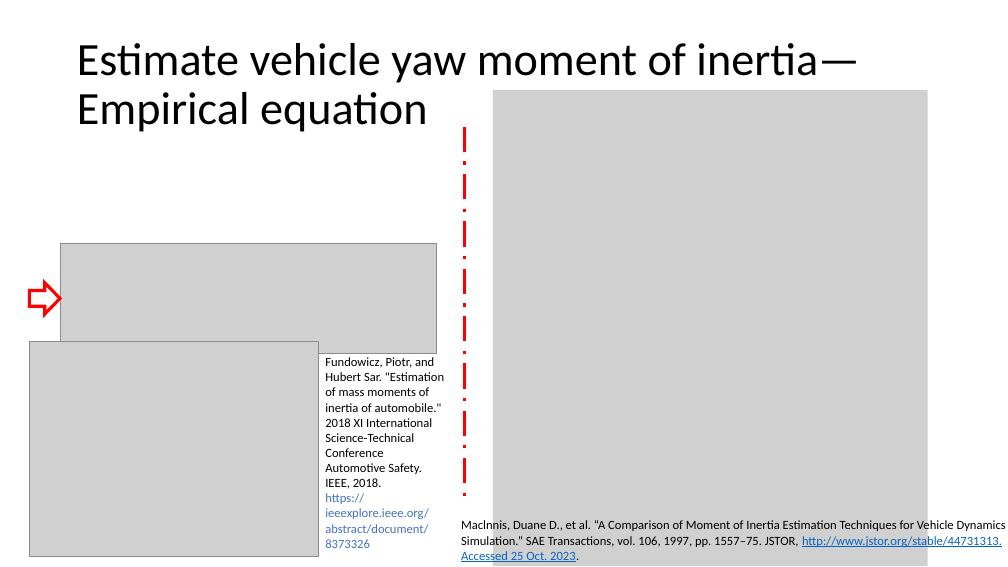
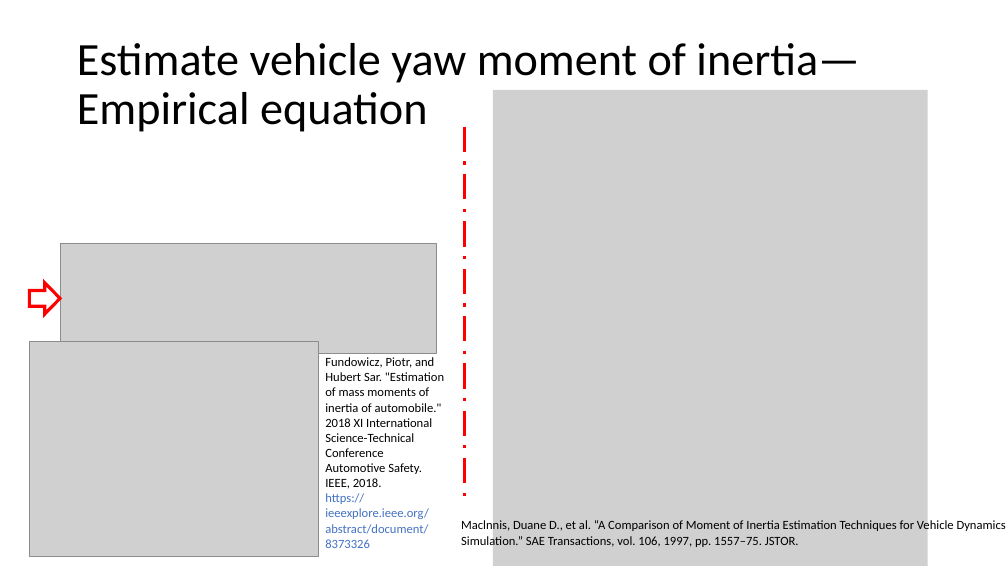
Before and after one commit to Yi-An-Wang/institute_information, a slide deck: slide 5 of 智慧車輛/vehicle moment of inertia report.pptx. Drawn at 1008x567 pixels with LibreOffice and Linux fonts; fonts in the diff are those of the drawing; grey boxes stand for pictures. Boxes give left, top, right and bottom in pixels: in the first picture for what was removed or moved away, otherwise in the second. Text is boxed around its words. In the diff, an @@ line names an element or a change of style, - is before the commit and + after.

```diff
--- a/智慧車輛/vehicle moment of inertia report.pptx
+++ b/智慧車輛/vehicle moment of inertia report.pptx
@@ text at [461, 519, 1006, 548]: text changed @@
-Maclnnis, Duane D., et al. “A Comparison of Moment of Inertia Estimation Techniques for Vehicle Dynamics Simulation.” SAE Transactions, vol. 106, 1997, pp. 1557–75. JSTOR, http://www.jstor.org/stable/44731313. Accessed 25 Oct. 2023.
+Maclnnis, Duane D., et al. “A Comparison of Moment of Inertia Estimation Techniques for Vehicle Dynamics Simulation.” SAE Transactions, vol. 106, 1997, pp. 1557–75. JSTOR.
```
Also in this commit, not shown: 1 other file.
